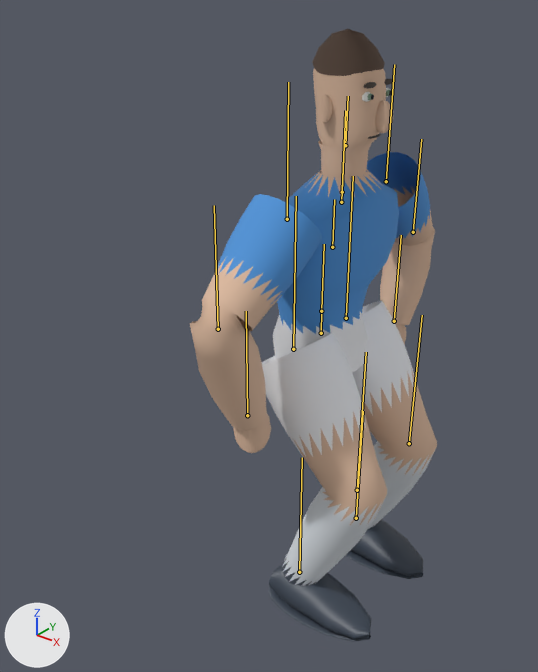
An edit to the glTF model assets/player/tribun-base-footballer-animated.glb, drawn before and after from the same camera.
Rendered twice from a camera (50 mm lens) standing at (1.23, -1.87, 2.08) and looking at (-0.25, -0.02, 0.93). The axes (+X, +Y, +Z) are drawn at lower left. The lights are the same throughout. The first picture is the older version. The bones that bend it are drawn over the model as lines.

In view in the first picture: 'Footballer mesh'.
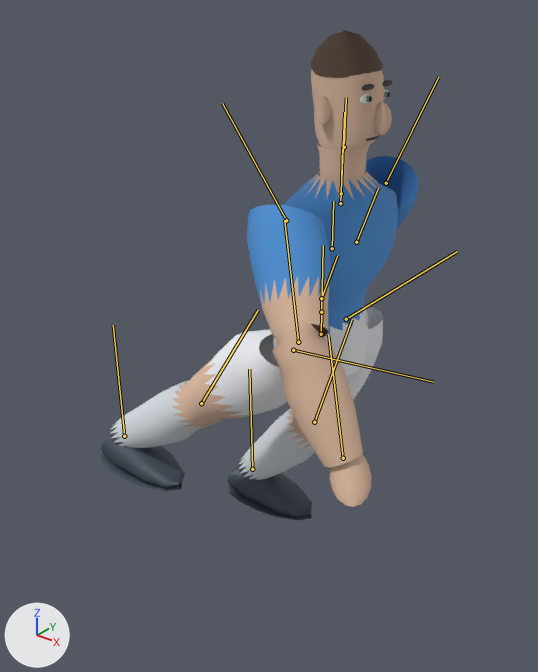
The newer file adds an action. The first version stands in its rest pose; the second is drawn at frame 24 of the action 'sprint-loop'.

Where the change shows, as pixel boxes (x1, y1, x2, y2) in the pictures (538 x 672 px):
'Footballer mesh', posed (29% wider, 20% shorter)
    before: (190, 29, 437, 642)
    after: (101, 31, 419, 520)
bone 'spine', root to tip
    before: (321, 311) to (324, 244)
    after: (321, 312) to (323, 245)
bone 'clavicle.L', root to tip
    before: (341, 202) to (345, 110)
    after: (340, 203) to (344, 112)
bone 'upper_arm.L', root to tip
    before: (386, 181) to (394, 64)
    after: (386, 183) to (438, 77)
bone 'forearm.L', root to tip
    before: (413, 232) to (421, 139)
    after: (356, 242) to (378, 187)
bone 'clavicle.R', root to tip
    before: (341, 202) to (345, 110)
    after: (340, 203) to (344, 112)
bone 'upper_arm.R', root to tip
    before: (287, 219) to (288, 82)
    after: (286, 220) to (222, 103)
bone 'forearm.R', root to tip
    before: (218, 329) to (214, 205)
    after: (298, 342) to (284, 220)
bone 'thigh.L', root to tip
    before: (346, 318) to (353, 176)
    after: (346, 319) to (457, 251)
bone 'shin.L', root to tip
    before: (409, 443) to (422, 315)
    after: (314, 422) to (352, 319)
bone 'foot.L', root to tip
    before: (356, 518) to (363, 411)
    after: (252, 469) to (249, 369)
bone 'thigh.R', root to tip
    before: (293, 349) to (296, 196)
    after: (293, 350) to (434, 382)
bone 'shin.R', root to tip
    before: (357, 490) to (366, 352)
    after: (201, 403) to (258, 310)
bone 'foot.R', root to tip
    before: (299, 572) to (302, 457)
    after: (124, 436) to (113, 325)

The change in detail:
Bone 'spine' (bone_spine) turns from (0, 0, 0) to (1, 0, 0) degrees about its own x, y and z.
Bone 'clavicle.L' (bone_clavicle_l) turns from (0, 0, 0) to (-1, 0, 0) degrees about its own x, y and z.
Bone 'upper_arm.L' (bone_upper_arm_l) moves from (0.0, 0.0, 0.0) to (0.0, 0.0, -0.006).
Bone 'upper_arm.L' (bone_upper_arm_l) turns from (0, 0, 0) to (-25, 17, -22) degrees about its own x, y and z.
Bone 'forearm.L' (bone_forearm_l) moves from (0.0, 0.0, 0.0) to (0.001, 0.014, 0.016).
Bone 'forearm.L' (bone_forearm_l) turns from (0, 0, 0) to (54, -12, -19) degrees about its own x, y and z.
Bone 'clavicle.R' (bone_clavicle_r) turns from (0, 0, 0) to (-1, 0, 0) degrees about its own x, y and z.
Bone 'upper_arm.R' (bone_upper_arm_r) moves from (0.0, 0.0, 0.0) to (0.0, 0.0, -0.006).
Bone 'upper_arm.R' (bone_upper_arm_r) turns from (0, 0, 0) to (23, 17, 26) degrees about its own x, y and z.
Bone 'forearm.R' (bone_forearm_r) moves from (0.0, 0.0, 0.0) to (0.001, 0.013, -0.014).
Bone 'forearm.R' (bone_forearm_r) turns from (0, 0, 0) to (-46, -19, 12) degrees about its own x, y and z.
Bone 'thigh.L' (bone_thigh_l) turns from (0, 0, 0) to (-1, 1, -49) degrees about its own x, y and z.
Bone 'shin.L' (bone_shin_l) turns from (0, 0, 0) to (0, -1, 32) degrees about its own x, y and z.
Bone 'foot.L' (bone_foot_l) turns from (0, 0, 0) to (1, 2, 17) degrees about its own x, y and z.
Bone 'thigh.R' (bone_thigh_r) turns from (0, 0, 0) to (1, -7, -83) degrees about its own x, y and z.
Bone 'shin.R' (bone_shin_r) turns from (0, 0, 0) to (2, 4, 53) degrees about its own x, y and z.
Bone 'foot.R' (bone_foot_r) turns from (0, 0, 0) to (3, 0, 30) degrees about its own x, y and z.
